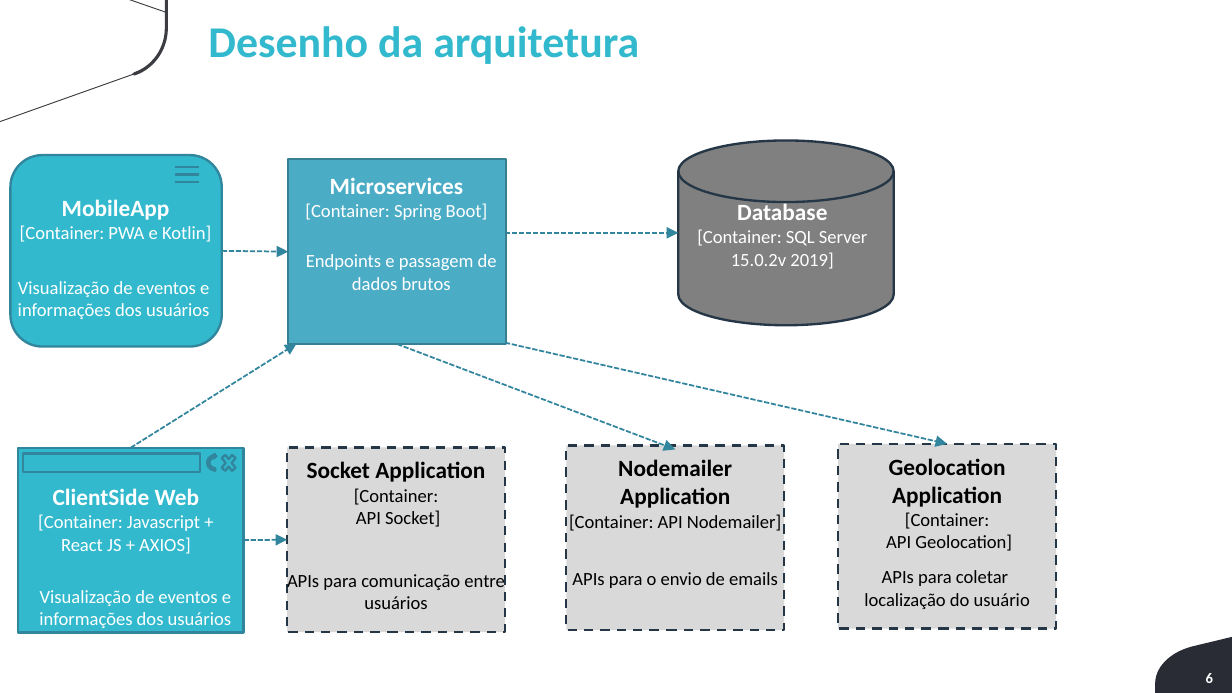
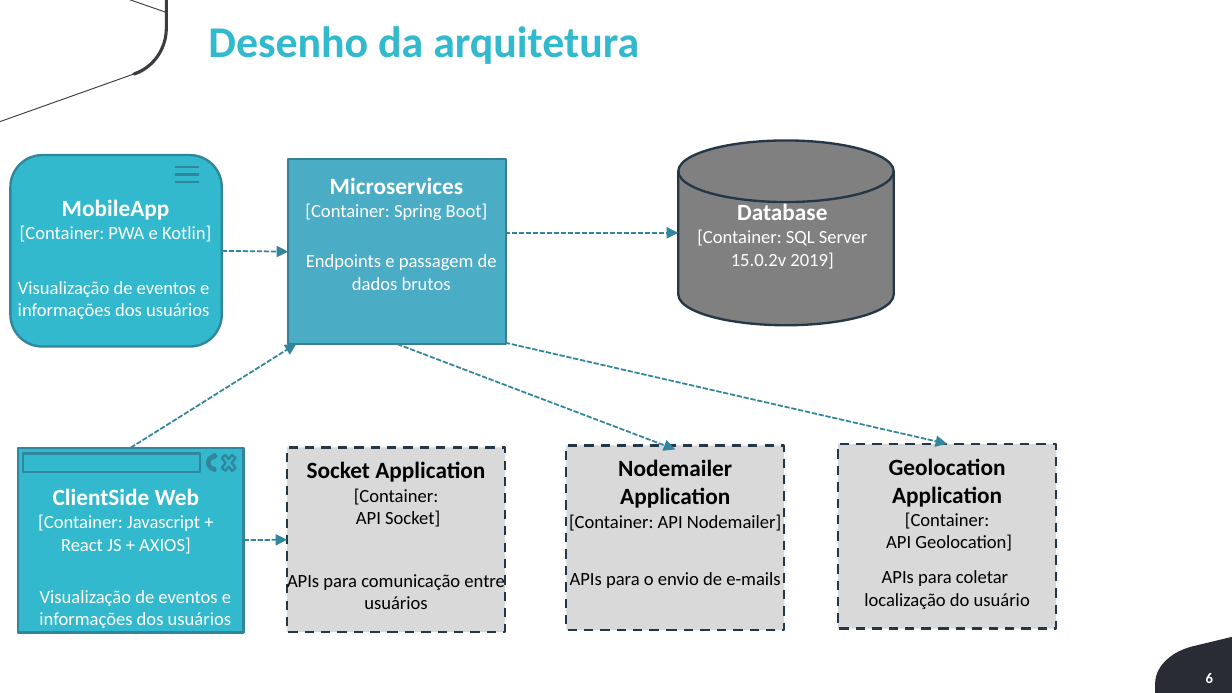
Before and after one commit to fekling/Knowu-Grupo5, a slide deck: slide 6 of documentacao/Arquitetura de Software/Arquitetura de Software - Know.pptx. Drawn at 1232x693 pixels with LibreOffice and Linux fonts; fonts in the diff are those of the drawing; background and template pictures are left out. Boxes give left, top, right and bottom in pixels: in the first picture for what was removed or moved away, otherwise in the second. Text is boxed around its words. In the diff, an @@ line names an element or a change of style, - is before the commit and + after.

```diff
--- a/documentacao/Arquitetura de Software/Arquitetura de Software - Know.pptx
+++ b/documentacao/Arquitetura de Software/Arquitetura de Software - Know.pptx
@@ text at bbox=[570, 572, 780, 588]: text changed @@
-APIs para o envio de emails
+APIs para o envio de e-mails
```
Also in this commit, not shown: 9 other files.
